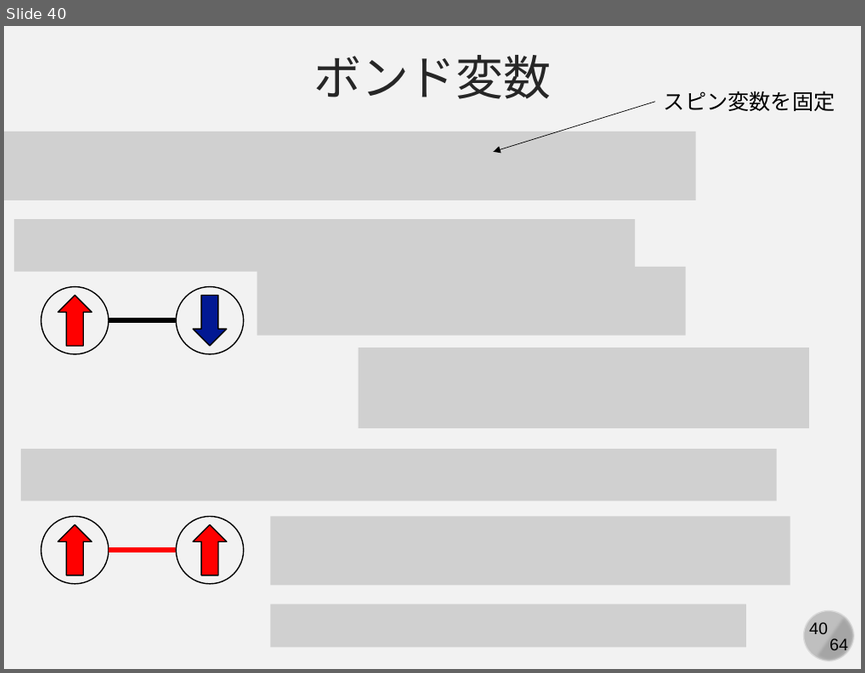
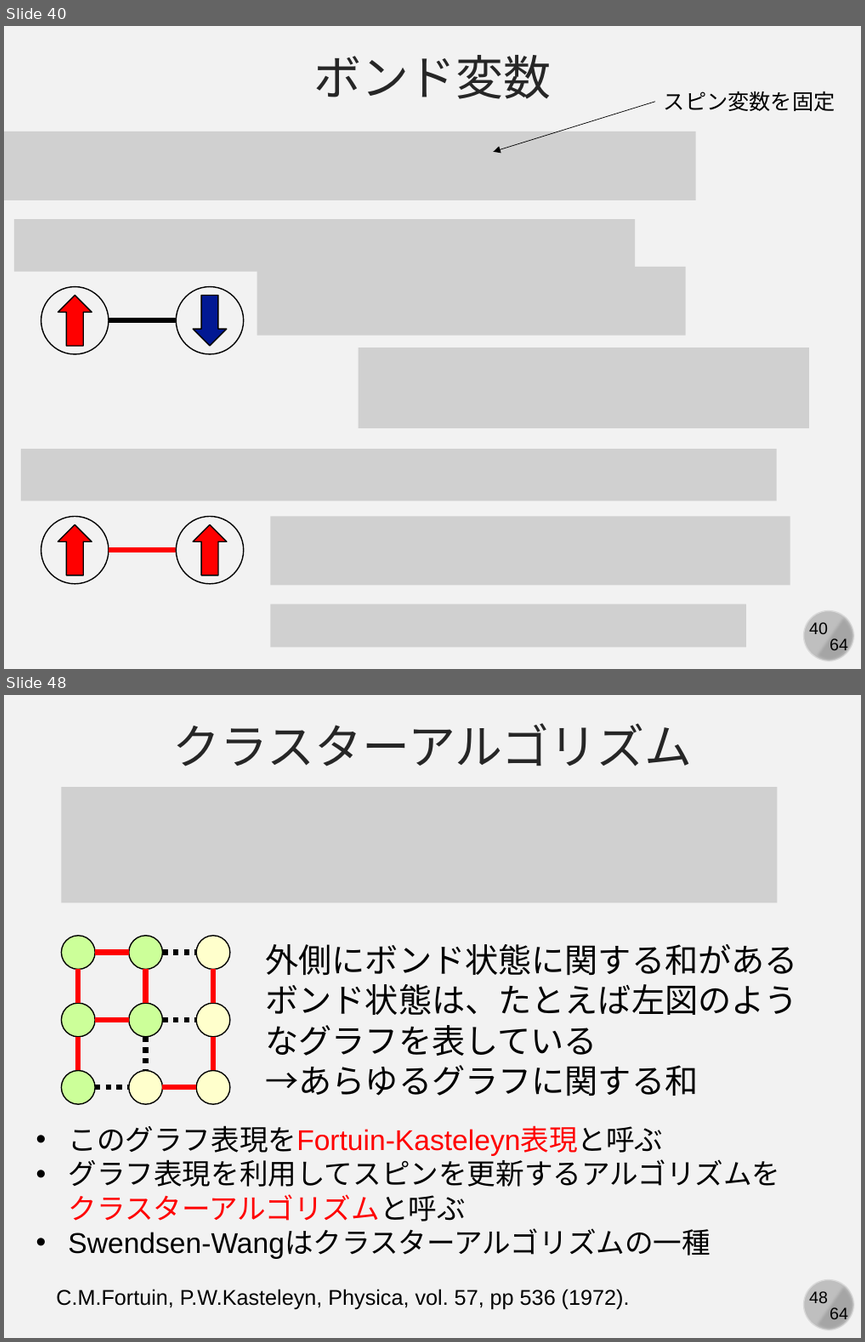
Before and after one commit to kaityo256/simulation_engineering, a slide deck: 04_mc_advanced/simulation04.pptx. Shown one above the other, each under a label of ours: slide 40 before the commit, slides 40 and 48 after it; the slides between them are not shown. The pictures are 865x673 and 865x1342 pixels, drawn with LibreOffice and Linux fonts; fonts in the diff are those of the drawing; grey boxes stand for pictures. Boxes give left, top, right and bottom in pixels: in the first picture for what was removed or moved away, otherwise in the second. Text is boxed around its words. In the diff, an @@ line names an element or a change of style, - is before the commit and + after.

```diff
--- a/04_mc_advanced/simulation04.pptx
+++ b/04_mc_advanced/simulation04.pptx
@@ slide 48 added at (4,695,861,1338), background #F2F2F2; not listed: 4 template elements that a slide beside it also shows @@
@@ text added at (173,723,692,766), 40 pt, text #262626 @@
+クラスターアルゴリズム
@@ picture added at (62,787,777,902) @@
@@ ellipse added at (62,936,95,970), fill #CCFF99, outline #000000 1 pt @@
@@ ellipse added at (129,936,162,970), fill #CCFF99, outline #000000 1 pt @@
@@ ellipse added at (196,936,229,970), fill #FFFFCC, outline #000000 1 pt @@
@@ text added at (265,944,797,1096), 28 pt, text #000000 @@
+外側にボンド状態に関する和がある
+ボンド状態は、たとえば左図のようなグラフを表している
+→あらゆるグラフに関する和
@@ line added from (79, 970) to (79, 1003), #FF0000 4.5 pt @@
@@ line added from (95, 952) to (129, 952), #FF0000 4.5 pt @@
@@ line added from (145, 970) to (145, 1003), #FF0000 4.5 pt @@
@@ line added from (162, 952) to (196, 952), #000000 4.5 pt dashed @@
@@ line added from (213, 970) to (213, 1003), #FF0000 4.5 pt @@
@@ ellipse added at (62,1003,95,1036), fill #CCFF99, outline #000000 1 pt @@
@@ line added from (95, 1020) to (129, 1020), #FF0000 4.5 pt @@
@@ ellipse added at (129,1003,162,1036), fill #CCFF99, outline #000000 1 pt @@
@@ line added from (162, 1020) to (196, 1020), #000000 4.5 pt dashed @@
@@ ellipse added at (196,1003,229,1036), fill #FFFFCC, outline #000000 1 pt @@
@@ line added from (79, 1037) to (79, 1071), #FF0000 4.5 pt @@
@@ line added from (145, 1037) to (145, 1071), #000000 4.5 pt dashed @@
@@ line added from (213, 1037) to (213, 1071), #FF0000 4.5 pt @@
@@ ellipse added at (62,1071,95,1104), fill #CCFF99, outline #000000 1 pt @@
@@ ellipse added at (129,1071,162,1104), fill #FFFFCC, outline #000000 1 pt @@
@@ ellipse added at (196,1071,229,1104), fill #FFFFCC, outline #000000 1 pt @@
@@ line added from (95, 1088) to (129, 1088), #000000 4.5 pt dashed @@
@@ line added from (162, 1088) to (196, 1088), #FF0000 4.5 pt @@
@@ text added at (68,1125,780,1259), 24 pt, text #000000 @@
+• このグラフ表現をFortuin-Kasteleyn表現と呼ぶ
+• グラフ表現を利用してスピンを更新するアルゴリズムをクラスターアルゴリズムと呼ぶ
+• Swendsen-Wangはクラスターアルゴリズムの一種
@@ text added at (56,1288,630,1310), 18 pt, text #000000 @@
+C.M.Fortuin, P.W.Kasteleyn, Physica, vol. 57, pp 536 (1972).
```
Also in this commit, not shown: 1 slide changed, 11 other slides added.
